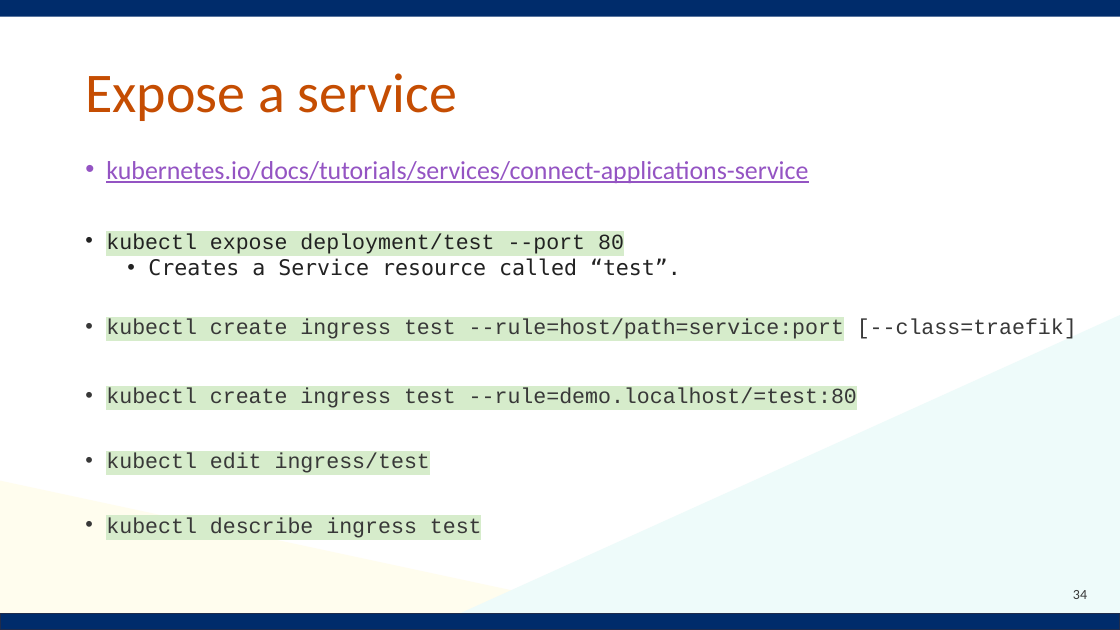
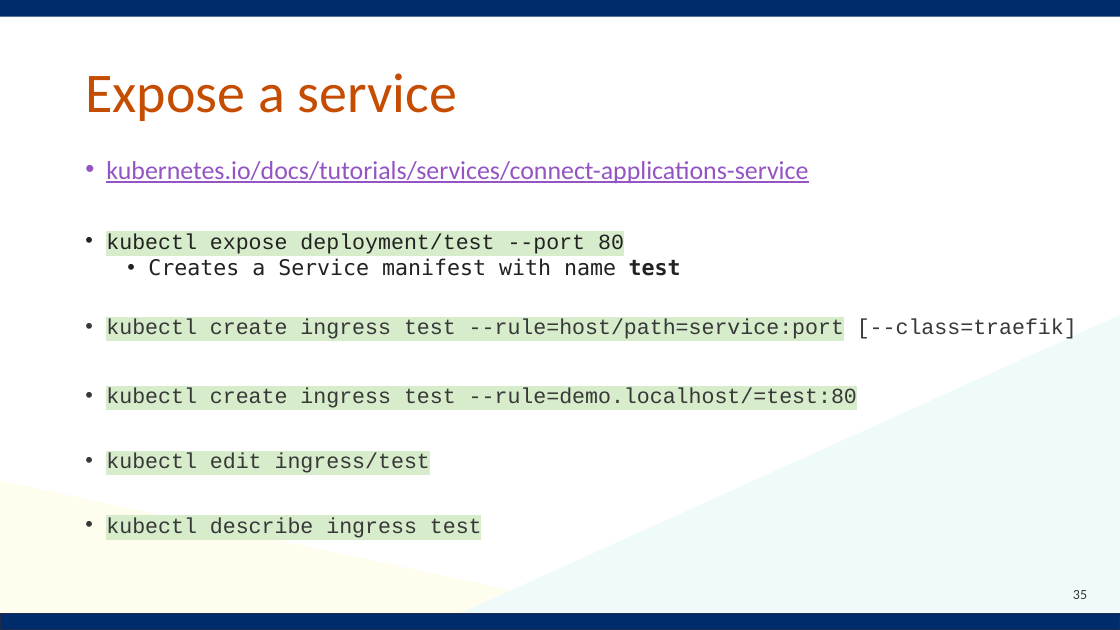
Before and after one commit to Notalib/workshop-kubernetes, a slide deck: slide 35 of Kubernetes_workshop.pptx (slide 34 before the commit). Drawn at 1120x630 pixels with LibreOffice and Linux fonts; fonts in the diff are those of the drawing; background and template pictures are left out. Boxes give left, top, right and bottom in pixels: in the first picture for what was removed or moved away, otherwise in the second. Text is boxed around its words. In the diff, an @@ line names an element or a change of style, - is before the commit and + after.

```diff
--- a/Kubernetes_workshop.pptx
+++ b/Kubernetes_workshop.pptx
@@ text at [148,258,681,276]: text changed @@
-  • Creates a Service resource called “test”.
+  • Creates a Service manifest with name test
@@ page number at [1073,590,1087,599]: text changed @@
-34
+35
```
Also in this commit, not shown: 4 other slides changed, 2 slides added.
